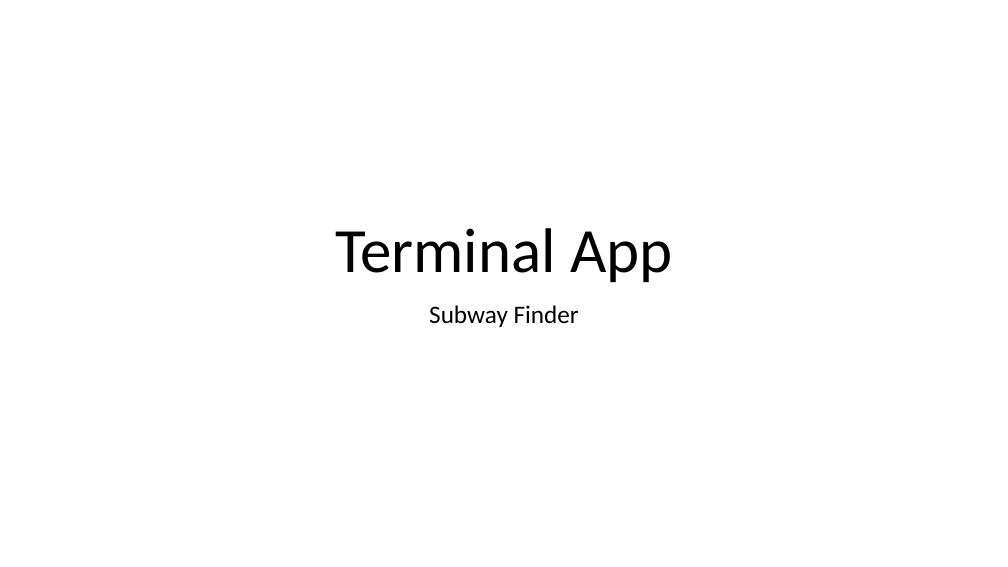
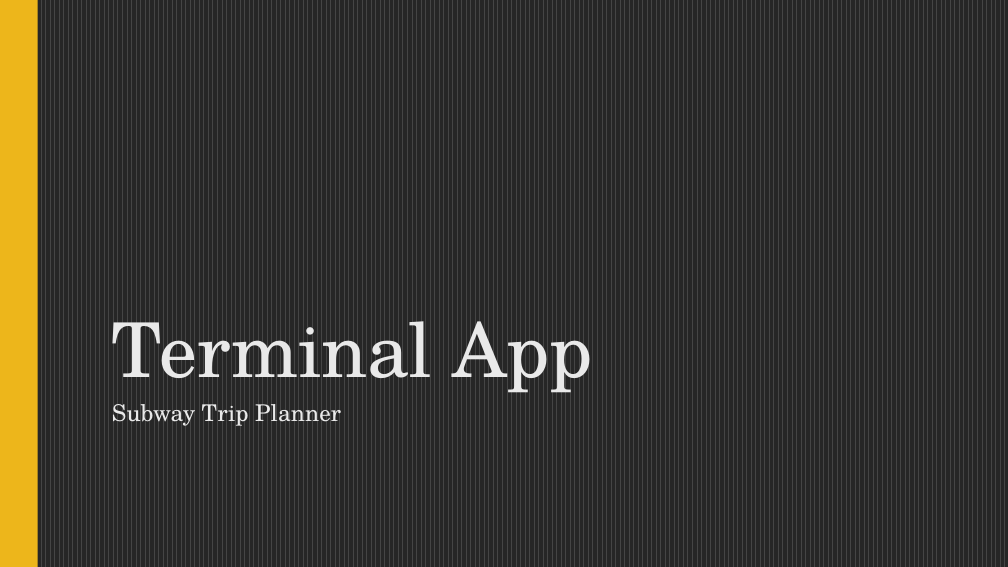
Before and after one commit to ChrisWhite12/Subway-Trip-Planner, a slide deck: slide 1 of ppt/Presentation.pptx. Drawn at 1008x567 pixels with LibreOffice and Linux fonts; fonts in the diff are those of the drawing. Boxes give left, top, right and bottom in pixels: in the first picture for what was removed or moved away, otherwise in the second. Text is boxed around its words. In the diff, an @@ line names an element or a change of style, - is before the commit and + after.

```diff
--- a/ppt/Presentation.pptx
+++ b/ppt/Presentation.pptx
@@ background #FFFFFF to pattern #454545 on #262626 @@
@@ rectangle added at [0, 0, 38, 567], fill #EDB61B @@
@@ title "Terminal App": place and size @@
-title "Terminal App" at [335, 228, 673, 282]
+title "Terminal App" at [112, 321, 593, 393]
@@ title "Terminal App" at [112, 321, 593, 393]: size 60 to 72 pt, font Calibri to TeX Gyre Schola, text colour #000000 to #E9E9E9, letter spacing 0 to -0.5 pt; alignment centre to left; line spacing 0.9 to 0.85 @@
@@ subtitle at [112, 404, 341, 426]: text changed; size 24 to 22 pt; font Calibri to TeX Gyre Schola; text colour #000000 to #E9E9E9 @@
-Subway Finder
+Subway Trip Planner
```
Also in this commit, not shown: 5 slides added, 8 other files.
